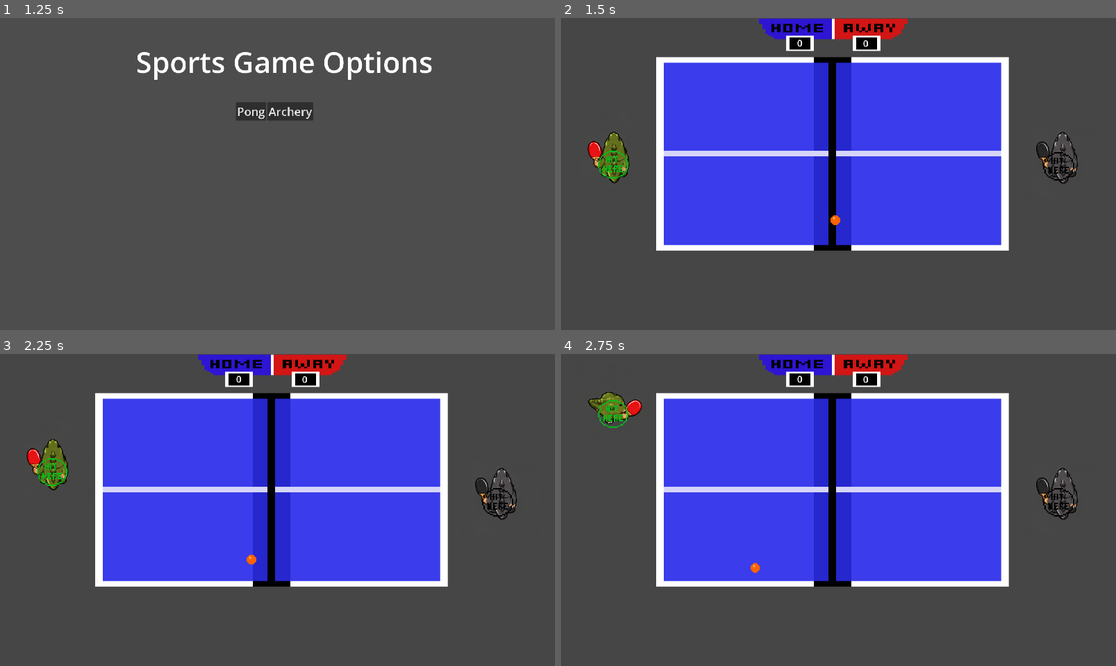
Above: before the commit, frames 1-4 (two rows, left to right).
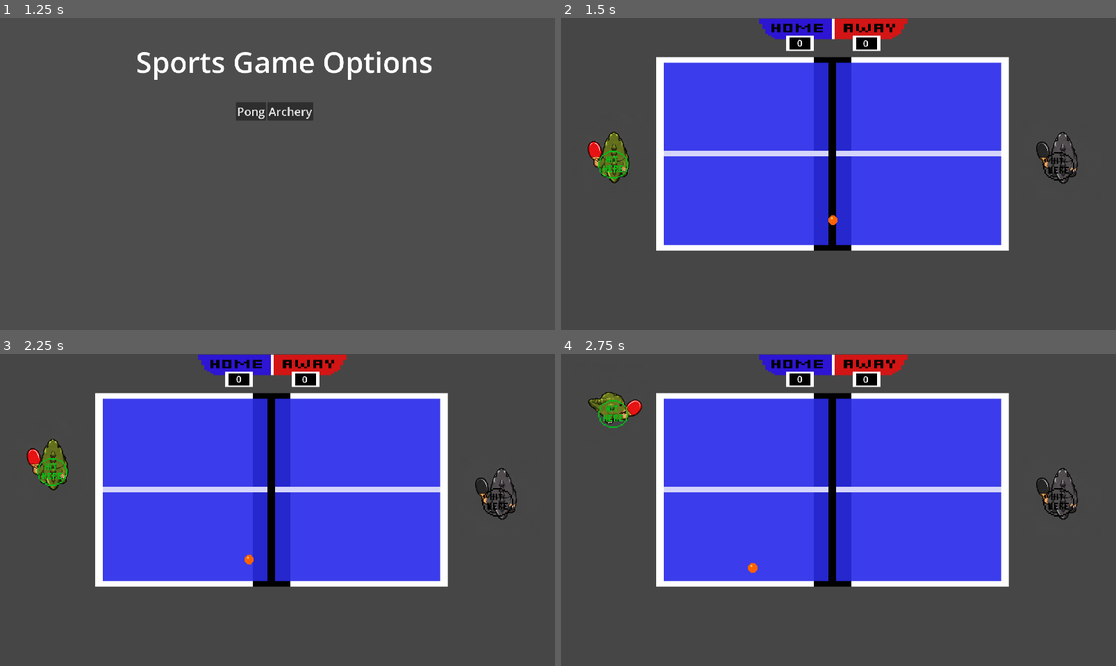
Above: after the commit, the same moments.

Repository: All5LightsAreOnAndWeGoGreenIn2050/thirteendigitech
Game: Godot game, scene res://scenes/main_menu.tscn
Same seed, same stepped clock (60 frames per second), same inputs: the game is played once before the commit and once after it.
Inputs:
- Up to frame 1 (1.25 s): click "Start Game" at 0.5 s
- Up to frame 2 (1.5 s): click "Pong" at 1.25 s
- Up to frame 3 (2.25 s): tap Enter at 2 s; hold W (player1_up) from 2.03 s (still down); hold R (player1_hit) from 2.03 s (still down)
- Up to frame 4 (2.75 s): keep holding W (player1_up); keep holding R (player1_hit)

Frame 1 is identical in both runs. In frame 2, less than 0.1% of the frame differs, in the area x 48-51%, y 63-67%; in frame 3, less than 0.1%; in frame 4, less than 0.1%, in the area x 33-36%, y 66-71%.

Commit message:
pong game final details

Diff:
--- a/sports-game/scenes/pong.tscn
+++ b/sports-game/scenes/pong.tscn
@@ -21,7 +21,7 @@
 
 [node name="Node2D" type="Node2D" unique_id=1865307810]
 metadata/_edit_horizontal_guides_ = [-78.0, 880.0, -946.0, 210.0, 804.0, 859.0, 878.0]
-metadata/_edit_vertical_guides_ = [1919.0, 1584.0, 937.0]
+metadata/_edit_vertical_guides_ = [1919.0, 1584.0, 934.0]
 
 [node name="PongGameManager" type="Node" parent="." unique_id=214440389]
 unique_name_in_owner = true
--- a/sports-game/scripts/ping_pong_ball.gd
+++ b/sports-game/scripts/ping_pong_ball.gd
@@ -6,7 +6,7 @@
 @export var max_speed: float = 800.0
 @export var acceleration: float = 20.0
 
-var Net: float = 960.0
+var Net: float = 952.0
 var speed: float = initial_speed
 var direction: Vector2 = Vector2.ZERO
 var moving: bool = false
@@ -95,6 +95,7 @@
 	if player2_side:
 		player2_bounce += 1
 		if player2_bounce > 1:
+			stop()
 			emit_signal("point_scored", "player")
 			return
 	elif player1_side:
